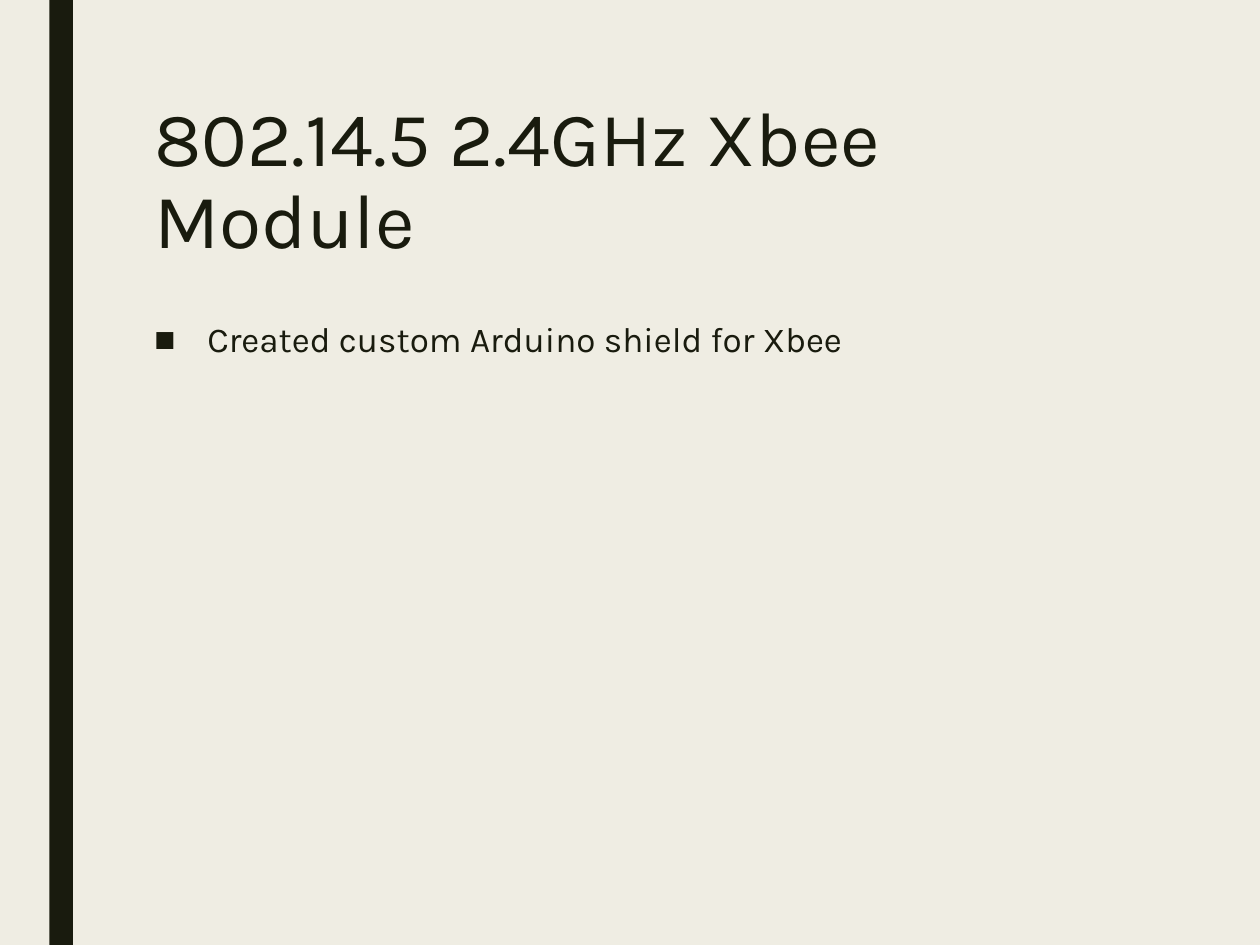
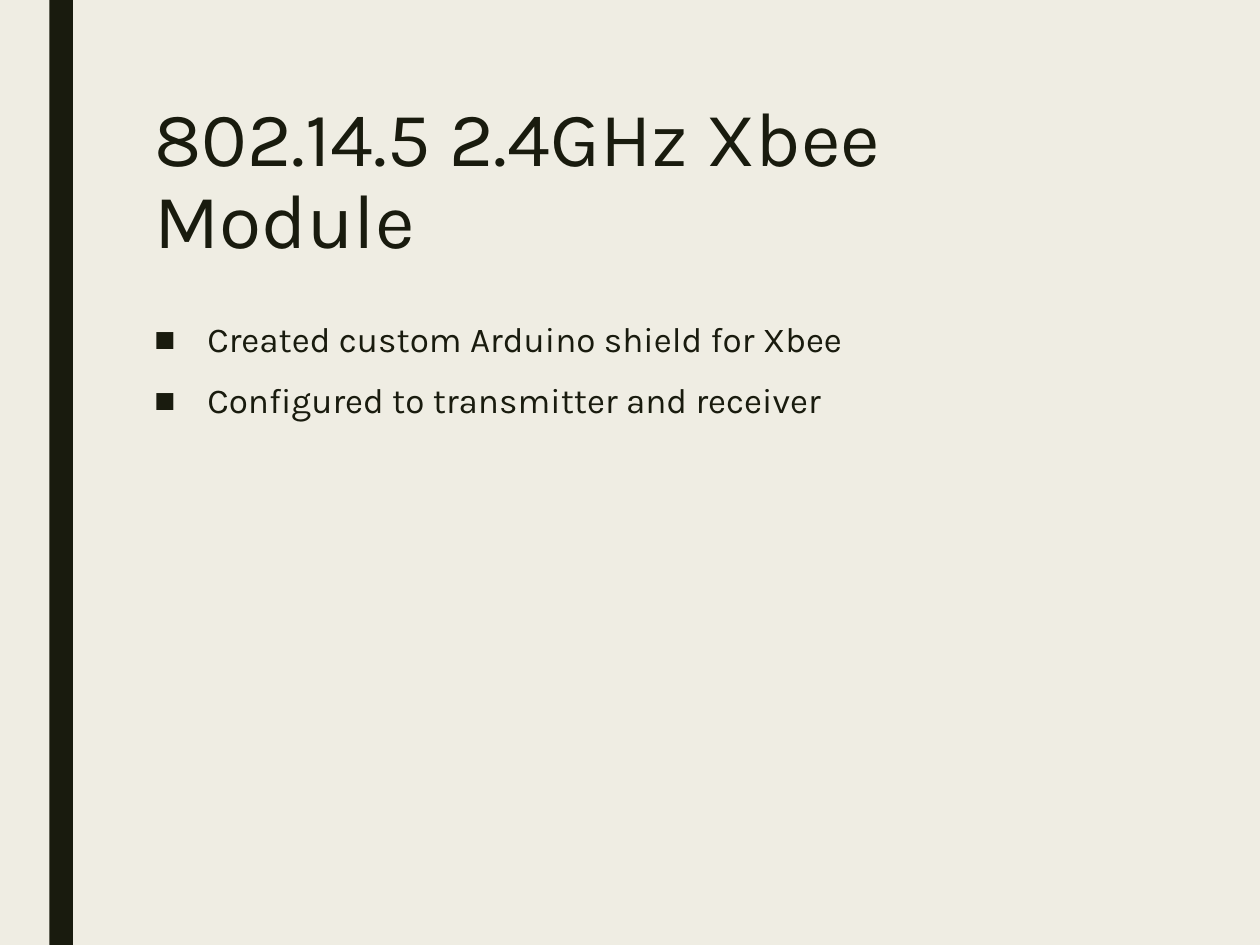
Before and after one commit to StormWulf/Mobile-Motion-Tracking-Robot-Arm, a slide deck: slide 9 of Documents/Presentation/Mobile Motion Tracking Robot Arm poster.pptx. Drawn at 1260x945 pixels with LibreOffice and Linux fonts; fonts in the diff are those of the drawing. Boxes give left, top, right and bottom in pixels: in the first picture for what was removed or moved away, otherwise in the second. Text is boxed around its words. In the diff, an @@ line names an element or a change of style, - is before the commit and + after.

```diff
--- a/Documents/Presentation/Mobile Motion Tracking Robot Arm poster.pptx
+++ b/Documents/Presentation/Mobile Motion Tracking Robot Arm poster.pptx
@@ text at (x1=207, y1=389, x2=821, y2=422): paragraph added @@
+■ Configured to transmitter and receiver
```
Also in this commit, not shown: 4 other slides changed, 1 other file.
